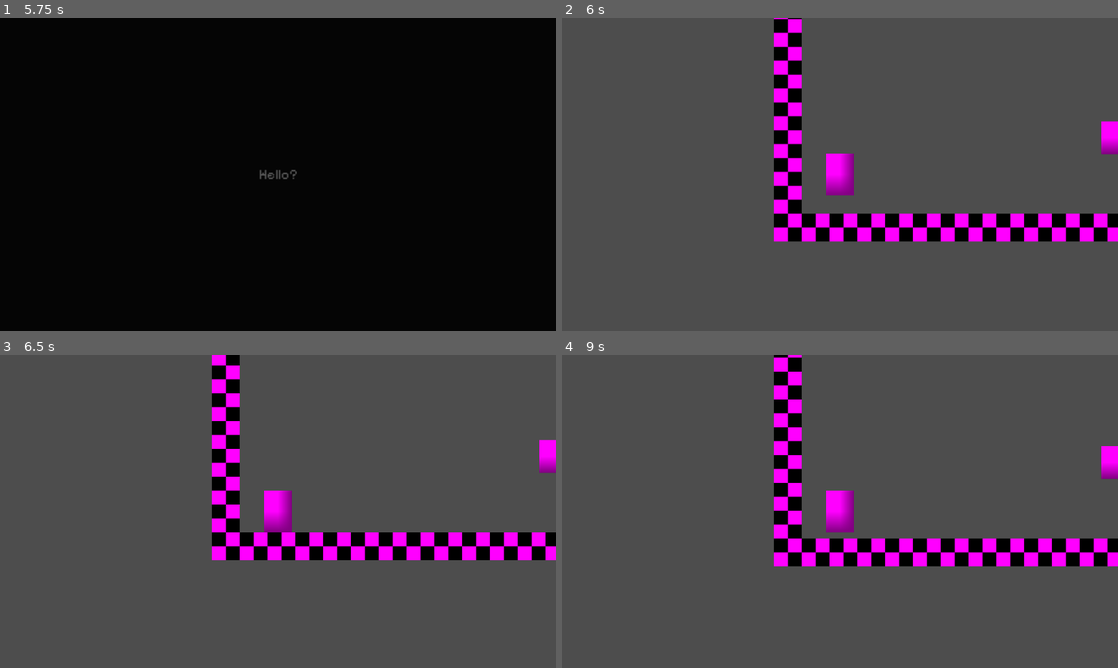
Above: before the commit, frames 1-4 (two rows, left to right).
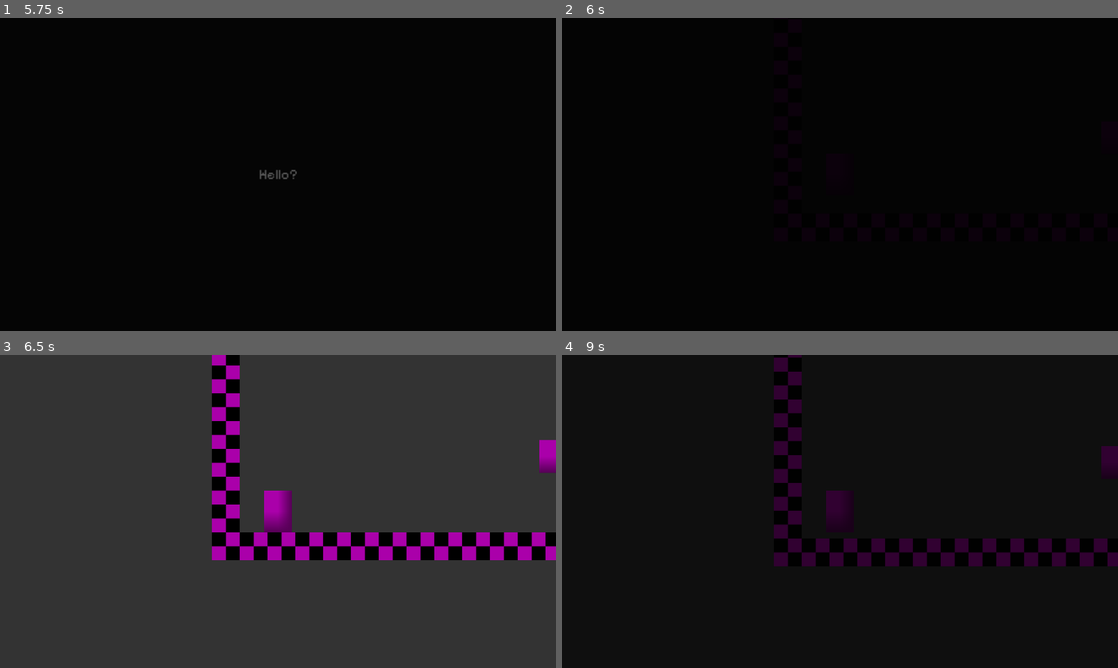
Above: after the commit, the same moments.

Repository: northstarstudios/almost
Game: Godot game, scene res://scenes/ui/main_menu.tscn
Two runs of this game, one before a commit and one after it. Both use one fixed random seed, a clock stepped at 60 frames per second and the inputs below.
Inputs:
- Up to frame 1 (5.75 s): click "BEGIN" at 0.5 s; tap Enter (interact) at 1.25, 2.75 s; hold D (move_right) 1.28-2.03 s; hold Enter (interact) 1.28-2.03 s; tap Space at 2, 5 s; hold Down (move_down) 2.03-2.78 s; tap R at 2.1, 3.6, 5.1 s; hold D (move_right) 2.78-3.53 s; hold Enter (interact) 2.78-3.53 s; hold W (move_up) 3.53-4.28 s; hold Enter (interact) 4.28-5.03 s; hold A (move_left) from 4.28 s (still down)
- Up to frame 2 (6 s): release A (move_left) at 5.78 s; hold Down (move_down) from 5.78 s (still down); hold Enter (interact) from 5.78 s (still down)
- Up to frame 3 (6.5 s): keep holding Down (move_down); keep holding Enter (interact)
- Up to frame 4 (9 s): release Down (move_down) at 6.53 s; release Enter (interact) at 6.53 s; hold D (move_right) 6.53-7.28 s; tap R at 6.6, 8.1 s; hold W (move_up) 7.28-8.03 s; hold Enter (interact) 7.28-8.03 s; hold D (move_right) 8.03-8.78 s; hold Down (move_down) from 8.78 s (still down); hold Enter (interact) from 8.78 s (still down)

Frame 1 is identical in both runs. In frame 2, 96% of the frame differs, in the area x 0-100%, y 0-100%; in frame 3, 96%; in frame 4, 96%.

Commit message:
fade into the arrival garden

Diff:
--- a/scenes/rooms/beginning/beginning_room.tscn
+++ b/scenes/rooms/beginning/beginning_room.tscn
@@ -87,3 +87,15 @@
 z_index = 1
 tile_map_data = PackedByteArray("AAAAAAMABAAAAAAAAAAAAAIABAAAAAAAAAAAAAEABAAAAAAAAAAAAAAABAAAAAAAAAAAAP//BAAAAAAAAAAAAP …(656 unchanged characters)…
 tile_set = SubResource("TileSet_dirli")
+
+[node name="OpeningFade" type="CanvasLayer" parent="."]
+layer = 10
+
+[node name="Overlay" type="ColorRect" parent="OpeningFade"]
+anchors_preset = 15
+anchor_right = 1.0
+anchor_bottom = 1.0
+grow_horizontal = 2
+grow_vertical = 2
+mouse_filter = 2
+color = Color(0.00453645, 0.00453645, 0.00453645, 1)
--- a/scripts/beginning_room.gd
+++ b/scripts/beginning_room.gd
@@ -1,9 +1,14 @@
 extends Node2D
 
 @onready var reset_transition: ResetTransition = $ResetTransition
+@onready var opening_fade: ColorRect = $OpeningFade/Overlay
 
 func _ready() -> void:
 	reset_transition.transition_finished.connect(_on_reset_transition_finished)
+	opening_fade.modulate.a = 1.0
+	var tween := create_tween()
+	tween.tween_property(opening_fade, "modulate:a", 0.0, 0.8)
+	tween.tween_callback(opening_fade.hide)
 
 func _unhandled_input(event: InputEvent) -> void:
 	if event is InputEventKey and event.pressed and not event.echo and event.keycode == KEY_R:
